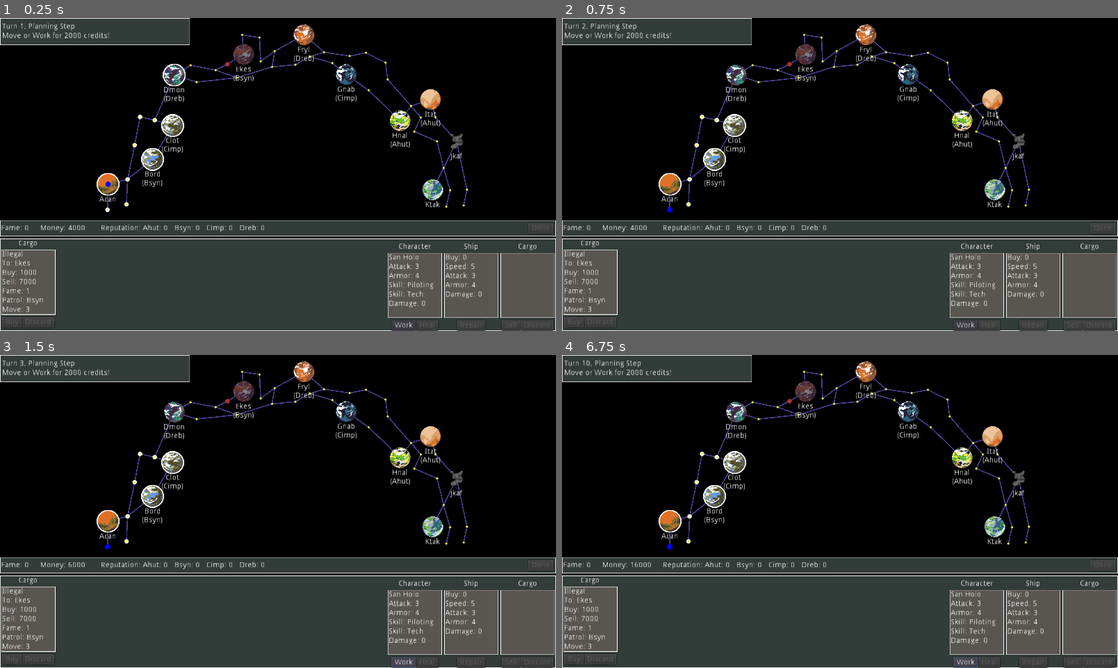
Above: before the commit, frames 1-4 (two rows, left to right).
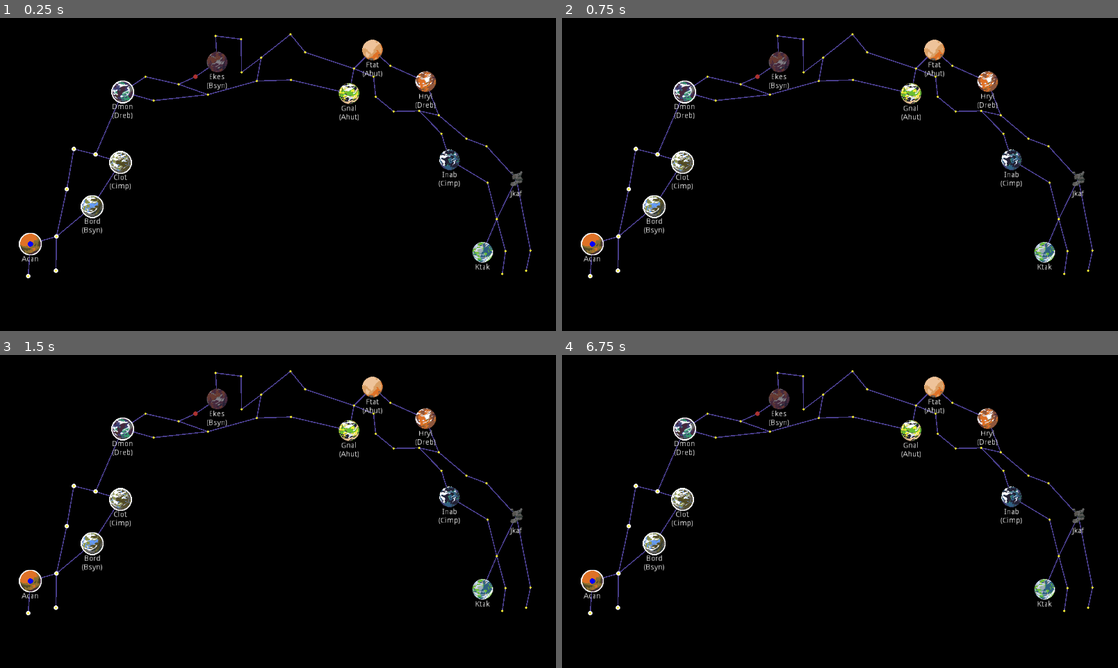
Above: after the commit, the same moments.

Repository: kosinaz/20-parsecs
Game: Godot game, scene res://scenes/ingame.tscn
Two runs of this game, one before a commit and one after it. Both use one fixed random seed, a clock stepped at 60 frames per second and the inputs below.
Inputs (mouse positions are in pixels of both pictures, inside the frame that each line leads up to):
- Up to frame 1 (0.25 s): no input
- Up to frame 2 (0.75 s): click (667, 208) at 0.52 s
- Up to frame 3 (1.5 s): click (405, 661) at 1.25 s, where only the run before the commit has a clickable "Work"
- Up to frame 4 (6.75 s): click (667, 545) at 2.02 s; click (967, 661) at 2.75 s, where only the run before the commit has a clickable "Work"; click (667, 545) at 3.52 s; click (967, 661) at 4.25 s, where only the run before the commit has a clickable "Work"; tap Enter at 5, 6.5 s; tap Space at 5.75 s

The runs differ from the first frame. In frame 1, 44% of the frame differs, in the area x 0-100%, y 0-100%; in frame 2, 44%; in frame 3, 44%; in frame 4, 44%.

Commit message:
fix map

Diff:
--- a/20 Parsecs/scenes/cargos.gd
+++ b/20 Parsecs/scenes/cargos.gd
@@ -3,7 +3,7 @@
 
 var deck = [
 	{
-		"to": "Hnal",
+		"to": "Gnal",
 		"buy": 1000,
 		"sell": 5000,
 		"rep": "Ahut",
@@ -19,7 +19,7 @@
 		"move": 4,
 	},
 	{
-		"to": "Fryl",
+		"to": "Hryl",
 		"buy": 1000,
 		"sell": 5000,
 		"rep": "Cimp",
@@ -59,7 +59,7 @@
 	},
 	{
 		"illegal": true,
-		"to": "Itat",
+		"to": "Ftat",
 		"buy": 1000,
 		"sell": 7000,
 		"fame": 1,
--- a/20 Parsecs/scenes/ingame.gd
+++ b/20 Parsecs/scenes/ingame.gd
@@ -3,7 +3,7 @@
 var astar = AStar2D.new()
 var market_cargos = []
 var turn = 1
-var planets = [3, 5, 9, 10, 14, 22, 28, 34, 35, 37, 42]
+var planets = [3, 5, 9, 10, 14, 25, 27, 31, 38, 39, 42]
 var planet_names = []
 var bought = false
 var dice = ["hit", "hit", "hit", "crit", "blank", "blank", "focus", "focus"]
--- a/20 Parsecs/scenes/ingame.tscn
+++ b/20 Parsecs/scenes/ingame.tscn
@@ -41,17 +41,14 @@
 [node name="Spaces" type="Node2D" parent="."]
 
 [node name="Space1" parent="Spaces" instance=ExtResource( 2 )]
-position = Vector2( 198, 353 )
-space_1 = 3
+position = Vector2( 52, 475 )
 
 [node name="Space2" parent="Spaces" instance=ExtResource( 2 )]
-position = Vector2( 233, 343 )
-space_1 = 4
+position = Vector2( 103, 465 )
 
 [node name="Space3" parent="Spaces" instance=ExtResource( 2 )]
-position = Vector2( 199, 306 )
+position = Vector2( 56, 416 )
 space_1 = 1
-space_2 = 4
 
 [node name="Button" parent="Spaces/Space3" index="0"]
 texture_normal = ExtResource( 15 )
@@ -61,16 +58,13 @@
 text = "Acan"
 
 [node name="Space4" parent="Spaces" instance=ExtResource( 2 )]
-position = Vector2( 235, 297 )
+position = Vector2( 104, 402 )
 space_1 = 2
 space_2 = 3
-space_3 = 5
-space_4 = 6
 
 [node name="Space5" parent="Spaces" instance=ExtResource( 2 )]
-position = Vector2( 281, 260 )
+position = Vector2( 170, 347 )
 space_1 = 4
-space_2 = 9
 
 [node name="Button" parent="Spaces/Space5" index="0"]
 texture_normal = ExtResource( 7 )
@@ -83,23 +77,19 @@
 text = "(Bsyn)"
 
 [node name="Space6" parent="Spaces" instance=ExtResource( 2 )]
-position = Vector2( 248, 234 )
+position = Vector2( 123, 315 )
 space_1 = 4
-space_2 = 7
 
 [node name="Space7" parent="Spaces" instance=ExtResource( 2 )]
-position = Vector2( 258, 182 )
+position = Vector2( 136, 241 )
 space_1 = 6
-space_2 = 8
 
 [node name="Space8" parent="Spaces" instance=ExtResource( 2 )]
-position = Vector2( 285, 188 )
+position = Vector2( 176, 251 )
 space_1 = 7
-space_2 = 9
-space_3 = 10
 
 [node name="Space9" parent="Spaces" instance=ExtResource( 2 )]
-position = Vector2( 318, 198 )
+position = Vector2( 222, 266 )
 space_1 = 5
 space_2 = 8
 
@@ -114,10 +104,8 @@
 text = "(Cimp)"
 
 [node name="Space10" parent="Spaces" instance=ExtResource( 2 )]
-position = Vector2( 321, 105 )
+position = Vector2( 226, 136 )
 space_1 = 8
-space_2 = 11
-space_3 = 15
 
 [node name="Button" parent="Spaces/Space10" index="0"]
 texture_normal = ExtResource( 16 )
@@ -130,20 +118,16 @@
 text = "(Dreb)"
 
 [node name="Space11" parent="Spaces" instance=ExtResource( 2 )]
-position = Vector2( 351, 87 )
+position = Vector2( 268, 108 )
 space_1 = 10
-space_2 = 12
 
 [node name="Space12" parent="Spaces" instance=ExtResource( 2 )]
-position = Vector2( 397, 96 )
+position = Vector2( 329, 122 )
 space_1 = 11
-space_2 = 13
-space_3 = 16
 
 [node name="Space13" parent="Spaces" instance=ExtResource( 2 )]
-position = Vector2( 419, 85 )
+position = Vector2( 360, 108 )
 space_1 = 12
-space_2 = 14
 
 [node name="Button" parent="Spaces/Space13" index="0"]
 texture_normal = ExtResource( 28 )
@@ -154,9 +138,8 @@
 text = "Planet"
 
 [node name="Space14" parent="Spaces" instance=ExtResource( 2 )]
-position = Vector2( 449, 67 )
+position = Vector2( 400, 81 )
 space_1 = 13
-space_2 = 18
 
 [node name="Button" parent="Spaces/Space14" index="0"]
 texture_normal = ExtResource( 12 )
@@ -169,198 +152,167 @@
 text = "(Bsyn)"
 
 [node name="Space15" parent="Spaces" instance=ExtResource( 2 )]
-position = Vector2( 362, 118 )
+position = Vector2( 283, 152 )
 space_1 = 10
-space_2 = 16
 
 [node name="Space16" parent="Spaces" instance=ExtResource( 2 )]
-position = Vector2( 436, 110 )
+position = Vector2( 383, 141 )
 space_1 = 12
-space_2 = 17
-space_3 = 15
+space_2 = 15
 
 [node name="Space17" parent="Spaces" instance=ExtResource( 2 )]
-position = Vector2( 501, 90 )
+position = Vector2( 473, 116 )
 space_1 = 16
-space_2 = 21
-space_3 = 23
 
 [node name="Space18" parent="Spaces" instance=ExtResource( 2 )]
-position = Vector2( 446, 31 )
+position = Vector2( 397, 33 )
 space_1 = 14
-space_2 = 19
 
 [node name="Space19" parent="Spaces" instance=ExtResource( 2 )]
-position = Vector2( 478, 36 )
+position = Vector2( 444, 39 )
 space_1 = 18
-space_2 = 20
 
 [node name="Space20" parent="Spaces" instance=ExtResource( 2 )]
-position = Vector2( 480, 80 )
+position = Vector2( 445, 100 )
 space_1 = 19
-space_2 = 21
 
 [node name="Space21" parent="Spaces" instance=ExtResource( 2 )]
-position = Vector2( 506, 61 )
+position = Vector2( 481, 73 )
 space_1 = 17
 space_2 = 20
-space_3 = 22
 
 [node name="Space22" parent="Spaces" instance=ExtResource( 2 )]
-position = Vector2( 560, 31 )
+position = Vector2( 535, 30 )
 space_1 = 21
-space_2 = 25
-
-[node name="Button" parent="Spaces/Space22" index="0"]
+
+[node name="Space23" parent="Spaces" instance=ExtResource( 2 )]
+position = Vector2( 562, 63 )
+space_1 = 22
+
+[node name="Space24" parent="Spaces" instance=ExtResource( 2 )]
+position = Vector2( 652, 93 )
+space_1 = 23
+
+[node name="Space25" parent="Spaces" instance=ExtResource( 2 )]
+position = Vector2( 686, 59 )
+space_1 = 24
+
+[node name="Button" parent="Spaces/Space25" index="0"]
+texture_normal = ExtResource( 21 )
+texture_disabled = ExtResource( 23 )
+
+[node name="Label" parent="Spaces/Space25" index="1"]
+text = "Ftat"
+
+[node name="Faction" parent="Spaces/Space25" index="2"]
+text = "(Ahut)"
+
+[node name="Space26" parent="Spaces" instance=ExtResource( 2 )]
+position = Vector2( 536, 114 )
+space_1 = 17
+
+[node name="Space27" parent="Spaces" instance=ExtResource( 2 )]
+position = Vector2( 643, 139 )
+space_1 = 24
+space_2 = 26
+
+[node name="Button" parent="Spaces/Space27" index="0"]
+texture_normal = ExtResource( 24 )
+texture_disabled = ExtResource( 22 )
+
+[node name="Label" parent="Spaces/Space27" index="1"]
+text = "Gnal"
+
+[node name="Faction" parent="Spaces/Space27" index="2"]
+text = "(Ahut)"
+
+[node name="Space28" parent="Spaces" instance=ExtResource( 2 )]
+position = Vector2( 719, 88 )
+space_1 = 25
+
+[node name="Space29" parent="Spaces" instance=ExtResource( 2 )]
+position = Vector2( 688, 108 )
+space_1 = 24
+
+[node name="Space30" parent="Spaces" instance=ExtResource( 2 )]
+position = Vector2( 692, 145 )
+space_1 = 29
+
+[node name="Space31" parent="Spaces" instance=ExtResource( 2 )]
+position = Vector2( 784, 117 )
+space_1 = 28
+
+[node name="Button" parent="Spaces/Space31" index="0"]
 texture_normal = ExtResource( 13 )
 texture_disabled = ExtResource( 11 )
 
-[node name="Label" parent="Spaces/Space22" index="1"]
-text = "Fryl"
-
-[node name="Faction" parent="Spaces/Space22" index="2"]
+[node name="Label" parent="Spaces/Space31" index="1"]
+text = "Hryl"
+
+[node name="Faction" parent="Spaces/Space31" index="2"]
 text = "(Dreb)"
 
-[node name="Space23" parent="Spaces" instance=ExtResource( 2 )]
-position = Vector2( 544, 86 )
-space_1 = 17
-space_2 = 24
-
-[node name="Space24" parent="Spaces" instance=ExtResource( 2 )]
-position = Vector2( 571, 71 )
-space_1 = 23
-space_2 = 25
-space_3 = 27
-
-[node name="Space25" parent="Spaces" instance=ExtResource( 2 )]
-position = Vector2( 597, 63 )
-space_1 = 22
-space_2 = 24
-space_3 = 26
-
-[node name="Space26" parent="Spaces" instance=ExtResource( 2 )]
-position = Vector2( 644, 70 )
-space_1 = 25
-space_2 = 29
-
-[node name="Space27" parent="Spaces" instance=ExtResource( 2 )]
-position = Vector2( 612, 83 )
-space_1 = 24
-space_2 = 28
-
-[node name="Space28" parent="Spaces" instance=ExtResource( 2 )]
-position = Vector2( 638, 104 )
-space_1 = 27
-space_2 = 33
-
-[node name="Button" parent="Spaces/Space28" index="0"]
+[node name="Space32" parent="Spaces" instance=ExtResource( 2 )]
+position = Vector2( 808, 179 )
+space_1 = 31
+
+[node name="Space33" parent="Spaces" instance=ExtResource( 2 )]
+position = Vector2( 859, 222 )
+space_1 = 32
+
+[node name="Space34" parent="Spaces" instance=ExtResource( 2 )]
+position = Vector2( 896, 236 )
+space_1 = 33
+
+[node name="Space35" parent="Spaces" instance=ExtResource( 2 )]
+position = Vector2( 725, 172 )
+space_1 = 30
+
+[node name="Space36" parent="Spaces" instance=ExtResource( 2 )]
+position = Vector2( 772, 171 )
+space_1 = 32
+space_2 = 35
+
+[node name="Space37" parent="Spaces" instance=ExtResource( 2 )]
+position = Vector2( 813, 213 )
+space_1 = 36
+
+[node name="Space38" parent="Spaces" instance=ExtResource( 2 )]
+position = Vector2( 828, 261 )
+space_1 = 37
+
+[node name="Button" parent="Spaces/Space38" index="0"]
 texture_normal = ExtResource( 19 )
 texture_disabled = ExtResource( 14 )
 
-[node name="Label" parent="Spaces/Space28" index="1"]
-text = "Gnab"
-
-[node name="Faction" parent="Spaces/Space28" index="2"]
+[node name="Label" parent="Spaces/Space38" index="1"]
+text = "Inab"
+
+[node name="Faction" parent="Spaces/Space38" index="2"]
 text = "(Cimp)"
 
-[node name="Space29" parent="Spaces" instance=ExtResource( 2 )]
-position = Vector2( 674, 64 )
-space_1 = 26
-space_2 = 30
-
-[node name="Space30" parent="Spaces" instance=ExtResource( 2 )]
-position = Vector2( 710, 82 )
-space_1 = 29
-space_2 = 31
-
-[node name="Space31" parent="Spaces" instance=ExtResource( 2 )]
-position = Vector2( 714, 113 )
-space_1 = 30
-space_2 = 32
-
-[node name="Space32" parent="Spaces" instance=ExtResource( 2 )]
-position = Vector2( 757, 162 )
-space_1 = 31
-space_2 = 34
-space_3 = 35
-space_4 = 38
-
-[node name="Space33" parent="Spaces" instance=ExtResource( 2 )]
-position = Vector2( 679, 133 )
-space_1 = 28
-space_2 = 34
-
-[node name="Space34" parent="Spaces" instance=ExtResource( 2 )]
-position = Vector2( 737, 189 )
-space_1 = 32
-space_2 = 33
-
-[node name="Button" parent="Spaces/Space34" index="0"]
-texture_normal = ExtResource( 24 )
-texture_disabled = ExtResource( 22 )
-
-[node name="Label" parent="Spaces/Space34" index="1"]
-text = "Hnal"
-
-[node name="Faction" parent="Spaces/Space34" index="2"]
-text = "(Ahut)"
-
-[node name="Space35" parent="Spaces" instance=ExtResource( 2 )]
-position = Vector2( 793, 150 )
-space_1 = 32
-space_2 = 36
-
-[node name="Button" parent="Spaces/Space35" index="0"]
-texture_normal = ExtResource( 21 )
-texture_disabled = ExtResource( 23 )
-
-[node name="Label" parent="Spaces/Space35" index="1"]
-text = "Itat"
-
-[node name="Faction" parent="Spaces/Space35" index="2"]
-text = "(Ahut)"
-
-[node name="Space36" parent="Spaces" instance=ExtResource( 2 )]
-position = Vector2( 802, 183 )
-space_1 = 35
-space_2 = 37
-
-[node name="Space37" parent="Spaces" instance=ExtResource( 2 )]
-position = Vector2( 841, 227 )
-space_1 = 36
-space_2 = 41
-space_3 = 45
-
-[node name="Button" parent="Spaces/Space37" index="0"]
+[node name="Space39" parent="Spaces" instance=ExtResource( 2 )]
+position = Vector2( 951, 296 )
+space_1 = 34
+
+[node name="Button" parent="Spaces/Space39" index="0"]
 texture_normal = ExtResource( 20 )
 texture_disabled = ExtResource( 25 )
 
-[node name="Label" parent="Spaces/Space37" index="1"]
+[node name="Label" parent="Spaces/Space39" index="1"]
 text = "Jkaf"
 
-[node name="Space38" parent="Spaces" instance=ExtResource( 2 )]
-position = Vector2( 775, 183 )
-space_1 = 32
-space_2 = 39
-
-[node name="Space39" parent="Spaces" instance=ExtResource( 2 )]
-position = Vector2( 763, 209 )
+[node name="Space40" parent="Spaces" instance=ExtResource( 2 )]
+position = Vector2( 898, 303 )
 space_1 = 38
+
+[node name="Space41" parent="Spaces" instance=ExtResource( 2 )]
+position = Vector2( 915, 370 )
+space_1 = 39
 space_2 = 40
 
-[node name="Space40" parent="Spaces" instance=ExtResource( 2 )]
-position = Vector2( 805, 227 )
-space_1 = 39
-space_2 = 41
-
-[node name="Space41" parent="Spaces" instance=ExtResource( 2 )]
-position = Vector2( 817, 276 )
-space_1 = 37
-space_2 = 40
-space_3 = 42
-
 [node name="Space42" parent="Spaces" instance=ExtResource( 2 )]
-position = Vector2( 797, 316 )
+position = Vector2( 889, 431 )
 space_1 = 41
 
 [node name="Button" parent="Spaces/Space42" index="0"]
@@ -371,27 +323,26 @@
 text = "Ktak"
 
 [node name="Space43" parent="Spaces" instance=ExtResource( 2 )]
-position = Vector2( 829, 317 )
+position = Vector2( 931, 429 )
 space_1 = 41
-space_2 = 44
 
 [node name="Space44" parent="Spaces" instance=ExtResource( 2 )]
-position = Vector2( 822, 347 )
+position = Vector2( 925, 471 )
 space_1 = 43
 
 [node name="Space45" parent="Spaces" instance=ExtResource( 2 )]
-position = Vector2( 860, 316 )
-space_1 = 37
-space_2 = 46
+position = Vector2( 977, 428 )
+space_1 = 39
 
 [node name="Space46" parent="Spaces" instance=ExtResource( 2 )]
-position = Vector2( 854, 345 )
+position = Vector2( 969, 465 )
 space_1 = 45
 
 [node name="Player" parent="." instance=ExtResource( 1 )]
 unique_name_in_owner = true
 
 [node name="CanvasLayer" type="CanvasLayer" parent="."]
+visible = false
 
 [node name="HudTop" type="TextureRect" parent="CanvasLayer"]
 margin_right = 350.0
@@ -809,9 +760,9 @@
 [editable path="Spaces/Space10"]
 [editable path="Spaces/Space13"]
 [editable path="Spaces/Space14"]
-[editable path="Spaces/Space22"]
-[editable path="Spaces/Space28"]
-[editable path="Spaces/Space34"]
-[editable path="Spaces/Space35"]
-[editable path="Spaces/Space37"]
+[editable path="Spaces/Space25"]
+[editable path="Spaces/Space27"]
+[editable path="Spaces/Space31"]
+[editable path="Spaces/Space38"]
+[editable path="Spaces/Space39"]
 [editable path="Spaces/Space42"]
